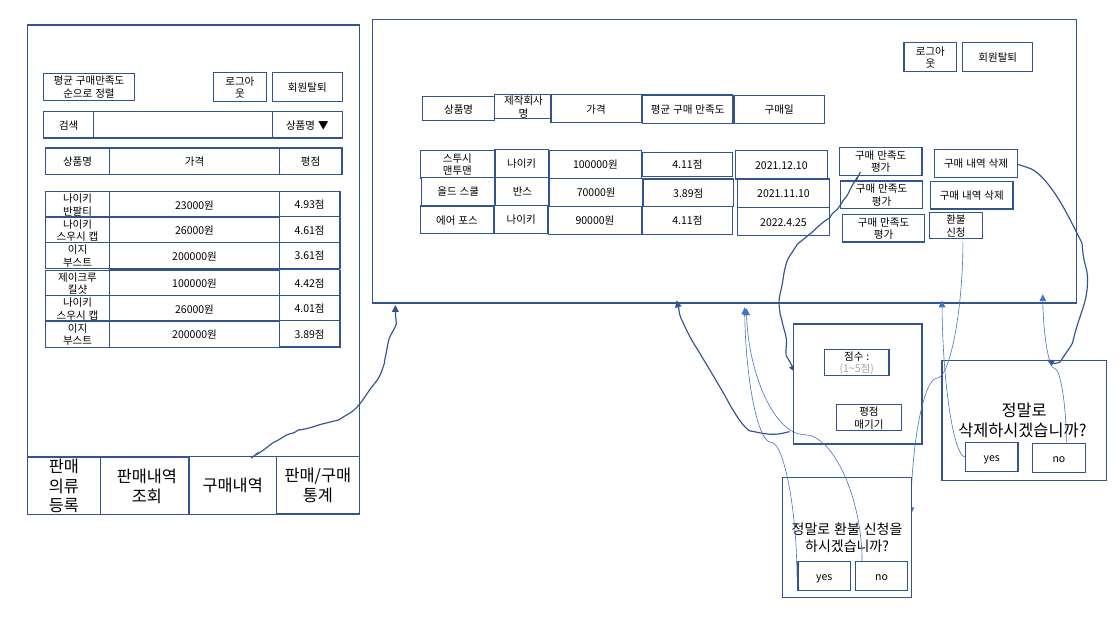
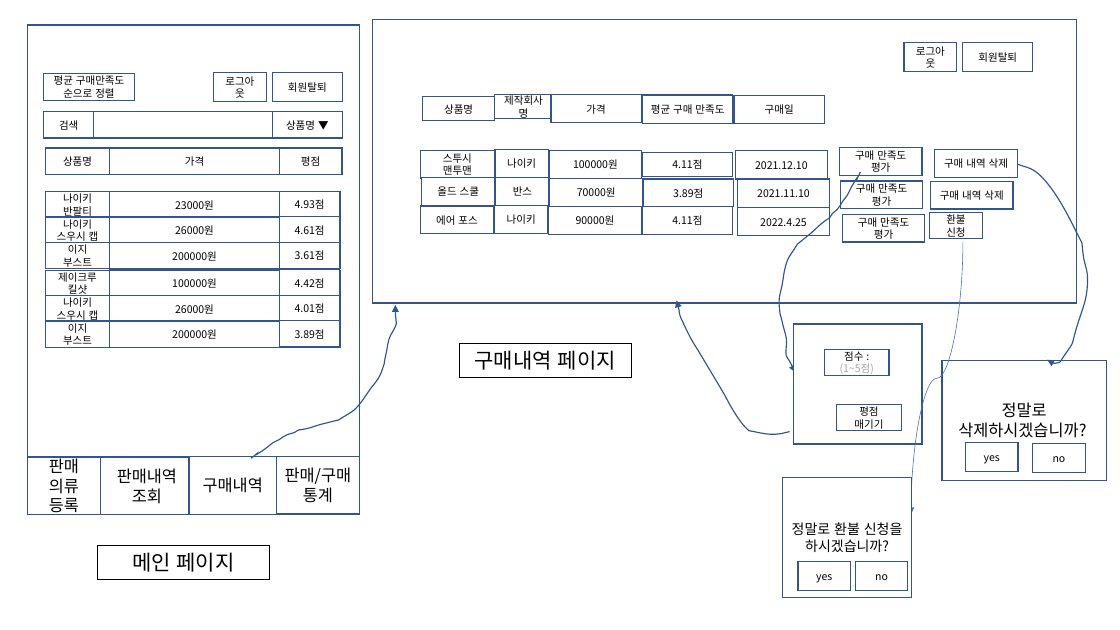
Before and after one commit to bradbrad97/SE, a slide deck: slide 7 of 과제1/merge/UI_Design.pptx (slide 6 before the commit). Drawn at 1120x630 pixels with LibreOffice and Linux fonts; fonts in the diff are those of the drawing. Boxes give left, top, right and bottom in pixels: in the first picture for what was removed or moved away, otherwise in the second. Text is boxed around its words. In the diff, an @@ line names an element or a change of style, - is before the commit and + after.

```diff
--- a/과제1/merge/UI_Design.pptx
+++ b/과제1/merge/UI_Design.pptx
@@ curved arrow removed from (1066, 443) to (1043, 294) @@
@@ curved arrow removed from (797, 577) to (745, 308) @@
@@ curved arrow removed from (862, 561) to (747, 308) @@
@@ curved arrow removed from (965, 457) to (942, 301) @@
@@ rectangle added at (460,344,632,377), outline #000000 0.75 pt, 18 pt, text #000000 @@
+구매내역 페이지
@@ rectangle added at (97,545,270,579), outline #000000 0.75 pt, 18 pt, text #000000 @@
+메인 페이지
```
Also in this commit, not shown: 7 other slides changed, 1 slide added.
